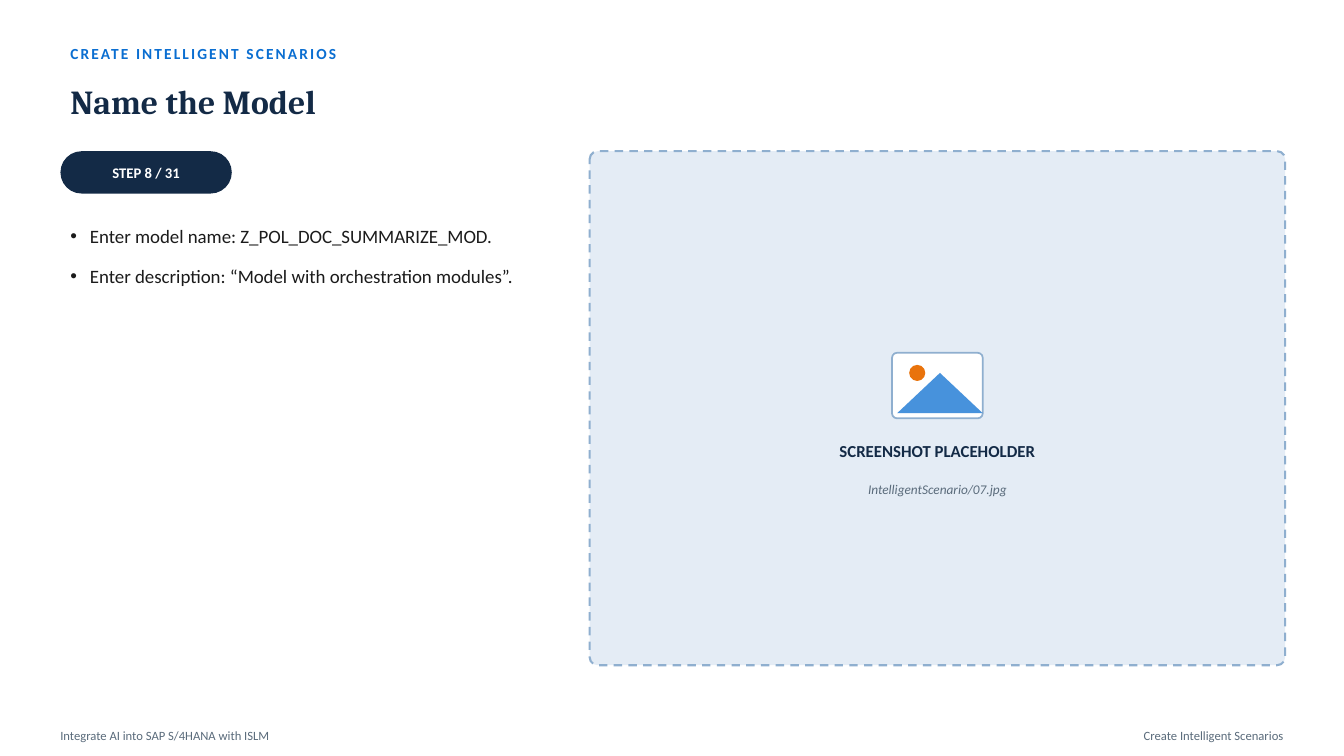
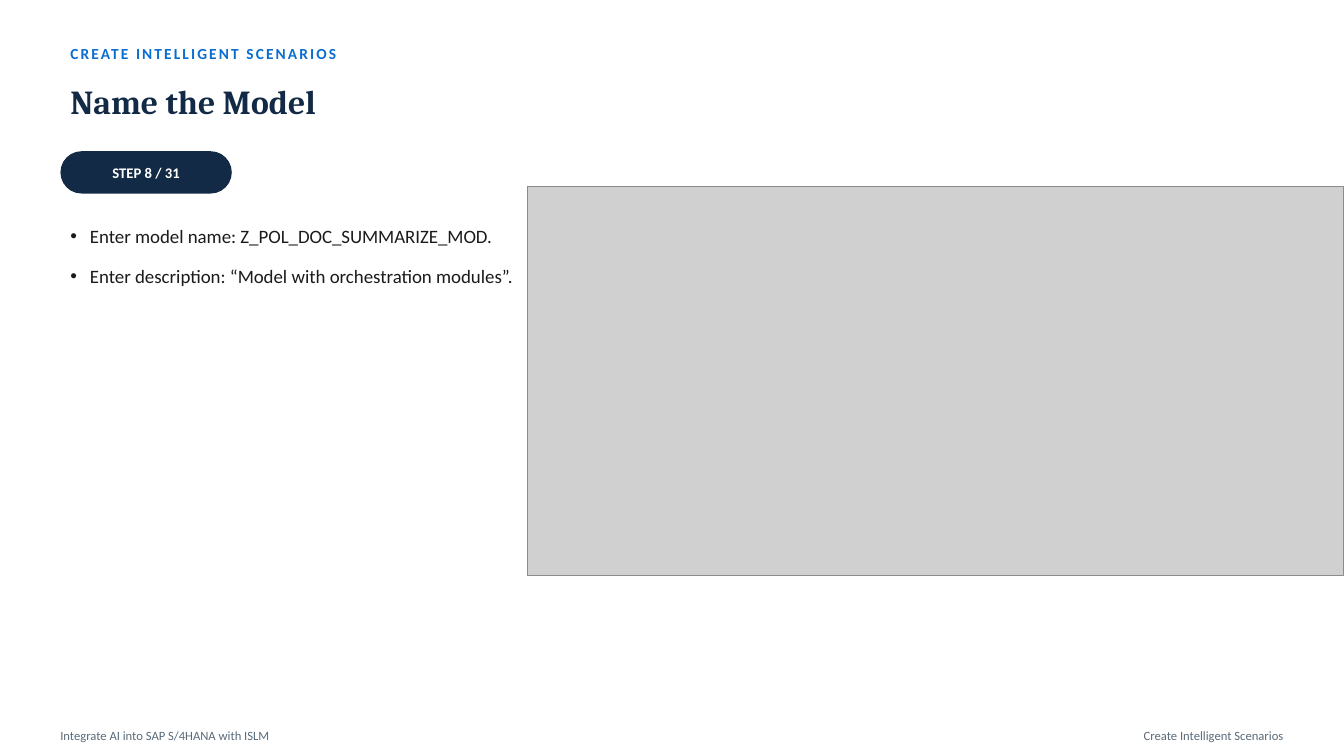
Before and after one commit to akhilgeo/akhilgeorge.com, a slide deck: slide 16 of assets/AI/ISLM.pptx (slide 15 before the commit). Drawn at 1344x756 pixels with LibreOffice and Linux fonts; fonts in the diff are those of the drawing; grey boxes stand for pictures. Boxes give left, top, right and bottom in pixels: in the first picture for what was removed or moved away, otherwise in the second. Text is boxed around its words. In the diff, an @@ line names an element or a change of style, - is before the commit and + after.

```diff
--- a/assets/AI/ISLM.pptx
+++ b/assets/AI/ISLM.pptx
@@ rounded rectangle removed at bbox=[590, 151, 1286, 665] @@
@@ picture added at bbox=[528, 187, 1344, 575] @@
@@ rounded rectangle removed at bbox=[892, 353, 983, 418] @@
@@ triangle removed at bbox=[897, 373, 983, 413] @@
@@ ellipse removed at bbox=[909, 365, 926, 381] @@
@@ text removed at bbox=[839, 446, 1035, 457] @@
-SCREENSHOT PLACEHOLDER
@@ text removed at bbox=[868, 485, 1007, 496] @@
-IntelligentScenario/07.jpg
```
Also in this commit, not shown: 26 other slides changed, 3 slides added, 32 slides removed.
